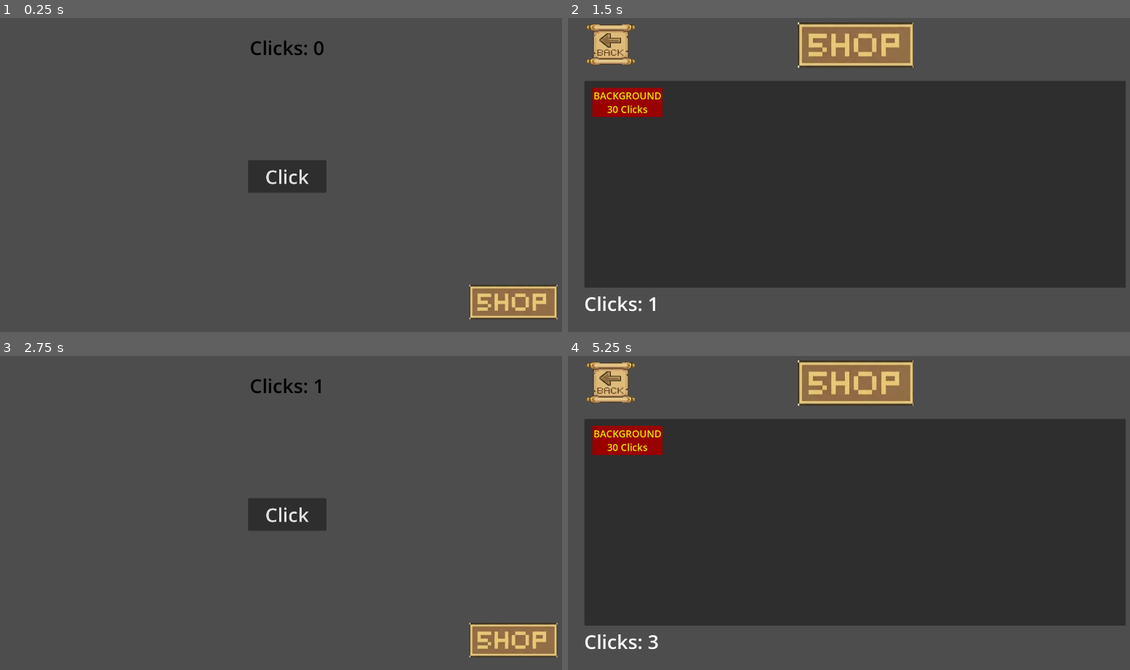
Above: before the commit, frames 1-4 (two rows, left to right).
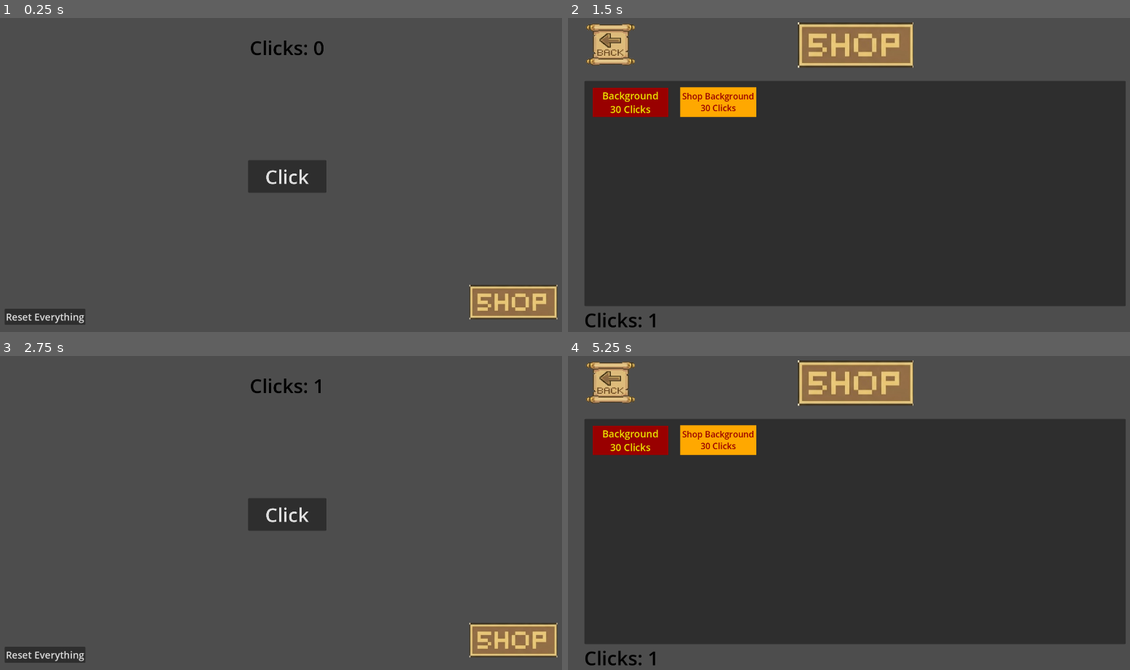
Above: after the commit, the same moments.

Repository: yusuferdembasdemir/ClickPath_via_godot
Game: Godot game, scene res://scenes/main.tscn
Two runs of this game, one before a commit and one after it. Both use one fixed random seed, a clock stepped at 60 frames per second and the inputs below.
Inputs (mouse positions are in pixels of both pictures, inside the frame that each line leads up to):
- Up to frame 1 (0.25 s): no input
- Up to frame 2 (1.5 s): click "Click" at 0.5 s; click (1079, 300) at 1.25 s
- Up to frame 3 (2.75 s): click (44, 381) at 2 s
- Up to frame 4 (5.25 s): click (612, 654) at 2.75 s, where only the run after the commit has a clickable "Reset Everything"; click (882, 525) at 3.5 s, where only the run after the commit has a clickable "Reset"; click "Click" at 4.25 s; click (1079, 638) at 5 s

The runs differ from the first frame. In frame 1, 0.6% of the frame differs, in the area x 0-16%, y 92-98%; in frame 2, 7.6%; in frame 3, 0.6%; in frame 4, 7.6%, in the area x 2-100%, y 21-99%.

Commit message:
Save added,Shop Background added

Diff:
--- a/codes/global.gd
+++ b/codes/global.gd
@@ -1,4 +1,34 @@
 extends Node
 
 var bg_unlocked = false # Check if the background is purchased,yay
+var sbg_unlocked = false #Check if shop bg is purchased
 var click_count = 0 # Current total clicks,make this 1m value plsss
+
+const SAVE_PATH = "user://savegame.cfg"
+var config = ConfigFile.new()
+
+func _ready():
+	load_game()
+
+func save_game():
+	config.set_value("Player", "clicks", click_count)
+	config.set_value("Upgrades", "bg_unlocked", bg_unlocked)
+
+	var err = config.save(SAVE_PATH)
+	if err != OK:
+		print("bimbimbam")
+
+func load_game():
+	var err = config.load(SAVE_PATH)
+	if err != OK:
+		return
+
+	click_count = config.get_value("Player", "clicks", 0)
+	bg_unlocked = config.get_value("Upgrades", "bg_unlocked", false)
+
+func reset_game():
+	click_count = 0
+	bg_unlocked = false
+	var dir = DirAccess.open("user://")
+	if dir and dir.file_exists("savegame.cfg"):
+		dir.remove("savegame.cfg")
--- a/codes/main.gd
+++ b/codes/main.gd
@@ -1,21 +1,21 @@
 extends Node2D
+
 #welcome there!!
 func _ready():
+	#bg button
 	update_label()
-	# Apply background visibility based on global status
 	if global.bg_unlocked == true:
 		$BGLayer/Bg.visible = true
 	else:
 		$BGLayer/Bg.visible = false
 
 func _on_button_pressed():
-	# Store the digit count before incrementing
 	var previous_digit_count = str(global.click_count).length()
 
 	global.click_count += 1
 	update_label()
+	global.save_game()
 
-	# Check if the number of digits increased
 	var current_digit_count = str(global.click_count).length()
 
 	if current_digit_count > previous_digit_count:
@@ -25,5 +25,12 @@
 	$Label.text = "Clicks: " + str(global.click_count)
 
 func _on_shopbutton_pressed() -> void:
-	# Switch to shop scene
+	#Doin this in 1.30 am n I am so tired,this code goes to shop part
 	get_tree().change_scene_to_file("res://scenes/shopsceene.tscn")
+
+func _on_confirmation_dialog_confirmed():
+	global.reset_game()
+	get_tree().reload_current_scene() # boom, back to zero
+
+func _on_reset_pressed() -> void:
+	$ConfirmationDialog.popup_centered() # u sure bro?!
--- a/codes/shopsceene.gd
+++ b/codes/shopsceene.gd
@@ -2,12 +2,30 @@
 
 func _ready():
 	update_label()
-	# Check if the button should exist when entering the shop
 	if global.bg_unlocked == true:
-		# Using find_child for safety in case the node path is slightly different
 		var btn = find_child("BG_Button")
 		if btn:
 			btn.queue_free()
+
+	if global.sbg_unlocked == true:
+		$ShopBG/BG.visible = true
+	else:
+		$ShopBG/BG.visible = false
+
+func _on_sbg_button_pressed() -> void:
+	if global.click_count >= 30:
+		global.click_count -= 30
+		global.sbg_unlocked = true
+		$ShopBG/BG.visible = true
+
+		if has_node("SBGButton"):
+			$SBGButton.queue_free()
+
+		update_label()
+		global.save_game()
+		print("bg un loc ked")
+	else:
+		print("Not enough clickos yet huh")
 
 func _on_button_pressed() -> void:
 	# Back to main scene
@@ -27,6 +45,7 @@
 			$BG_Button.queue_free()
 
 		update_label() # Refresh UI immediately
+		global.save_game() # Save the purchase permanently
 		print("bg un loc ked")
 	else:
 		print("Not enough clicks yet mannn!")
--- a/scenes/main.tscn
+++ b/scenes/main.tscn
@@ -53,14 +53,32 @@
 
 [node name="Bg" type="TextureRect" parent="BGLayer" unique_id=1945160622]
 self_modulate = Color(0.69, 0.69, 0.69, 1)
-offset_left = -41.0
+offset_left = -25.0
 offset_top = -87.0
-offset_right = 1925.0
+offset_right = 1941.0
 offset_bottom = 1107.0
 texture = ExtResource("3_sugp2")
 expand_mode = 1
 stretch_mode = 6
 
+[node name="ConfirmationDialog" type="ConfirmationDialog" parent="." unique_id=1314985121]
+oversampling_override = 1.0
+position = Vector2i(0, 36)
+size = Vector2i(483, 100)
+unresizable = true
+ok_button_text = "Reset"
+dialog_text = "Are you sure?You will lost everything you have done so far!"
+
+[node name="Reset" type="Button" parent="." unique_id=1418651098]
+offset_left = -935.0
+offset_top = 432.0
+offset_right = -668.0
+offset_bottom = 485.0
+theme_override_font_sizes/font_size = 32
+text = "Reset Everything"
+
 [connection signal="pressed" from="ClickButton" to="." method="_on_mainclick_button_pressed"]
 [connection signal="pressed" from="ClickButton" to="." method="_on_button_pressed"]
 [connection signal="pressed" from="ShopButton/Button" to="." method="_on_shopbutton_pressed"]
+[connection signal="confirmed" from="ConfirmationDialog" to="." method="_on_confirmation_dialog_confirmed"]
+[connection signal="pressed" from="Reset" to="." method="_on_reset_pressed"]
--- a/scenes/shopsceene.tscn
+++ b/scenes/shopsceene.tscn
@@ -3,9 +3,13 @@
 [ext_resource type="Script" uid="uid://rq8i3slqjmcr" path="res://codes/shopsceene.gd" id="1_4n0su"]
 [ext_resource type="Texture2D" uid="uid://b2du4m6hygmbp" path="res://art/ucheta.PNG" id="1_7vcoo"]
 [ext_resource type="Texture2D" uid="uid://b1rrh58mndpn" path="res://art/zs-removebg-preview.png" id="2_1oag3"]
+[ext_resource type="Texture2D" uid="uid://drxmalgx0n54g" path="res://art/bacg.png" id="4_pcedi"]
 
 [sub_resource type="StyleBoxFlat" id="StyleBoxFlat_4n0su"]
 bg_color = Color(0.6, 0, 0, 1)
+
+[sub_resource type="StyleBoxFlat" id="StyleBoxFlat_pcedi"]
+bg_color = Color(1, 0.65882355, 0, 1)
 
 [node name="Shopsceene" type="Node2D" unique_id=1451452833]
 script = ExtResource("1_4n0su")
@@ -38,26 +42,50 @@
 offset_left = -896.0
 offset_top = -322.0
 offset_right = 893.0
-offset_bottom = 362.0
+offset_bottom = 423.0
 
 [node name="BG_Button" type="Button" parent="." unique_id=1191714280]
-offset_left = -870.0
+offset_left = -869.0
 offset_top = -300.0
-offset_right = -638.0
+offset_right = -619.0
 offset_bottom = -202.0
 theme_override_colors/font_color = Color(0.9236369, 0.9089682, 0, 1)
 theme_override_font_sizes/font_size = 32
 theme_override_styles/normal = SubResource("StyleBoxFlat_4n0su")
-text = "BACKGROUND
+text = "Background
+
 30 Clicks"
 
 [node name="Label" type="Label" parent="." unique_id=1091007983]
 offset_left = -897.0
-offset_top = 370.0
+offset_top = 424.0
 offset_right = -704.0
-offset_bottom = 458.0
+offset_bottom = 512.0
+theme_override_colors/font_color = Color(0, 0, 0, 1)
 theme_override_font_sizes/font_size = 64
 text = "Clicks:"
 
+[node name="ShopBG" type="CanvasLayer" parent="." unique_id=79267271]
+layer = -1
+
+[node name="BG" type="TextureRect" parent="ShopBG" unique_id=976505186]
+self_modulate = Color(1, 1, 1, 0.4392157)
+z_index = -1
+offset_right = 1920.0
+offset_bottom = 1085.0
+texture = ExtResource("4_pcedi")
+
+[node name="SBGButton" type="Button" parent="." unique_id=504217068]
+offset_left = -579.0
+offset_top = -301.0
+offset_right = -329.0
+offset_bottom = -202.0
+theme_override_colors/font_color = Color(0.6, 0, 0, 1)
+theme_override_font_sizes/font_size = 28
+theme_override_styles/normal = SubResource("StyleBoxFlat_pcedi")
+text = "Shop Background
+30 Clicks"
+
 [connection signal="pressed" from="Back/Button" to="." method="_on_button_pressed"]
 [connection signal="pressed" from="BG_Button" to="." method="_on_bg_button_pressed"]
+[connection signal="pressed" from="SBGButton" to="." method="_on_sbg_button_pressed"]
